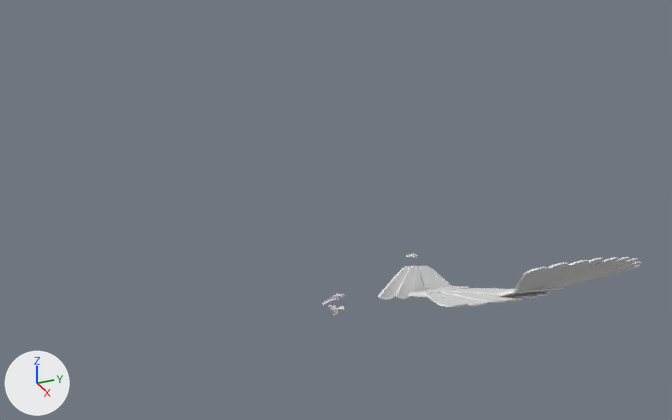
What one commit did to the FBX model Assets/3DAsset/Turret/HawkTurret.FBX.
Rendered twice from a camera (50 mm lens) standing at (74.5, -33.1, 48.7) and looking at (-3.5, 2.0, 9.7). The lights are fixed; the arrows at lower left show +X, +Y and +Z. Where no turn or scale is listed for an object, it has been applied to the vertices.
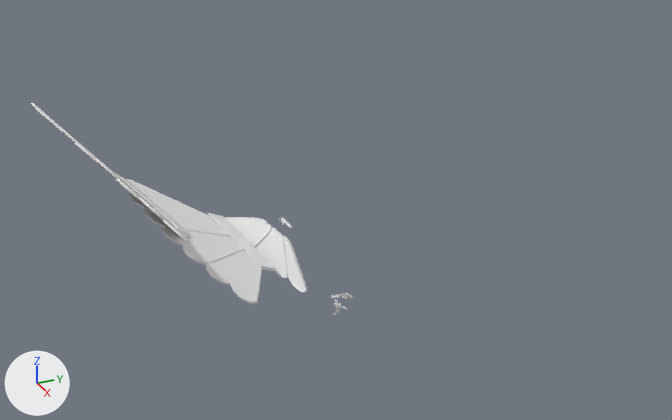
Changed parts and their boxes (x1, y1, x2, y2) in the pictures (672 x 420 px):
'Wing002', moved, turned, rescaled
    before: (378, 257, 641, 307)
    after: (31, 103, 308, 304)
'Cylinder001', moved, turned
    before: (336, 293, 345, 300)
    after: (345, 292, 353, 299)
'Cylinder005', moved, turned
    before: (322, 295, 337, 305)
    after: (332, 293, 345, 298)
'Cylinder006', moved, turned
    before: (408, 254, 415, 258)
    after: (281, 218, 291, 228)
'Object005', moved, turned
    before: (406, 253, 417, 258)
    after: (279, 217, 293, 229)
'Object003', moved, turned (not visible before)
    after: (331, 293, 346, 298)

What the commit changed:
Object 'Cylinder006' (ob_cylinder006) moves from (0.46, 8.6, 4.96) to (-3.0, -3.65, 9.54).
Object 'Cylinder006' (ob_cylinder006) turns from (-62, 144, 48) to (-105, -50, -66) degrees about x, y and z.
Object 'Cylinder005' (ob_cylinder005) moves from (-0.63, 0.01, 1.2) to (-0.58, 0.96, 1.48).
Object 'Cylinder005' (ob_cylinder005) turns from (72, 146, -4.9) to (104, 148, 13) degrees about x, y and z.
Object 'Wing002' (ob_wing002) moves from (0.82, 8.15, 4.1) to (-2.89, -3.92, 8.52).
Object 'Wing002' (ob_wing002) turns from (-71, 157, 31) to (-108, -31, -62) degrees about x, y and z.
Object 'Wing002' (ob_wing002) is rescaled from (-0.0507, -0.0197, -0.0353) to (0.0523, 0.0203, 0.0364).
